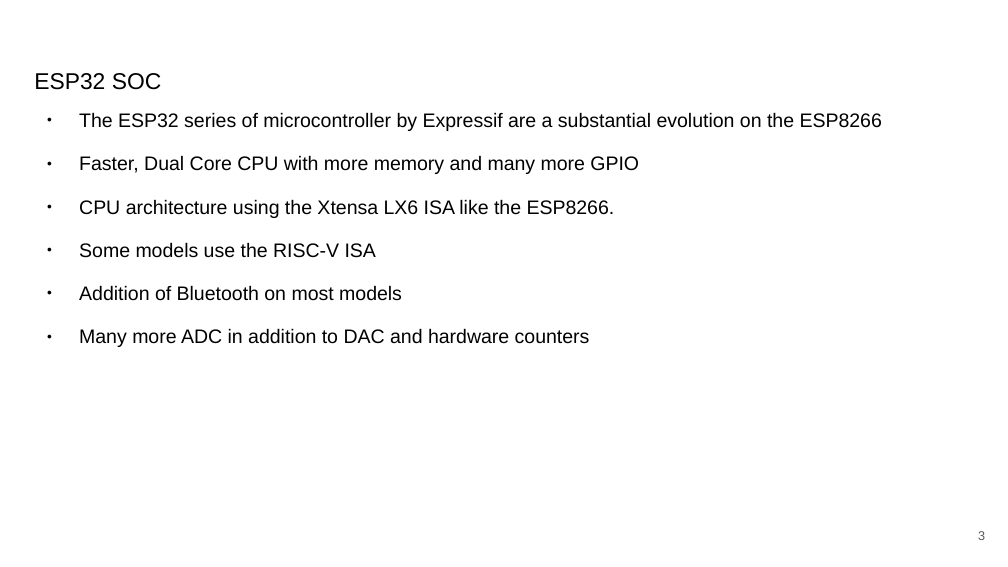
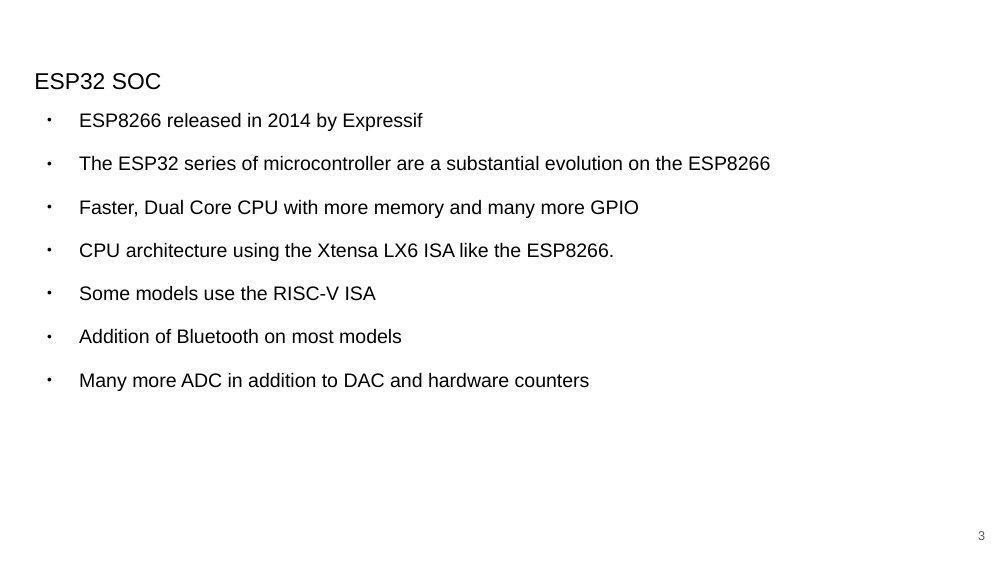
Before and after one commit to darrylb123/EO2024, a slide deck: slide 3 of EO2024-Tasmota+Berry.odp. Drawn at 1008x567 pixels with LibreOffice and Linux fonts; fonts in the diff are those of the drawing; background and template pictures are left out. Boxes give left, top, right and bottom in pixels: in the first picture for what was removed or moved away, otherwise in the second. Text is boxed around its words. In the diff, an @@ line names an element or a change of style, - is before the commit and + after.

```diff
--- a/EO2024-Tasmota+Berry.odp
+++ b/EO2024-Tasmota+Berry.odp
@@ text at <box>79,112,770,171</box>: text changed @@
-● The ESP32 series of microcontroller by Expressif are a substantial evolution on the ESP8266
+● ESP8266 released in 2014 by Expressif
+● The ESP32 series of microcontroller are a substantial evolution on the ESP8266
```
